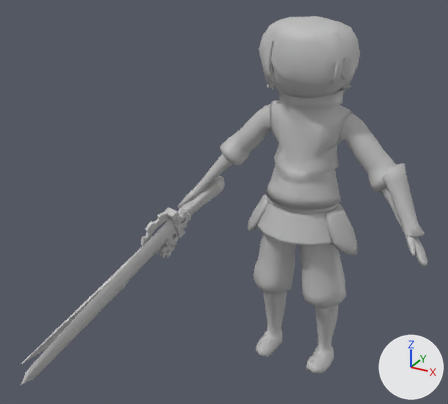
An edit to the FBX model Assets/massa/a_princeMassa_ka_2.fbx, drawn before and after from the same camera.
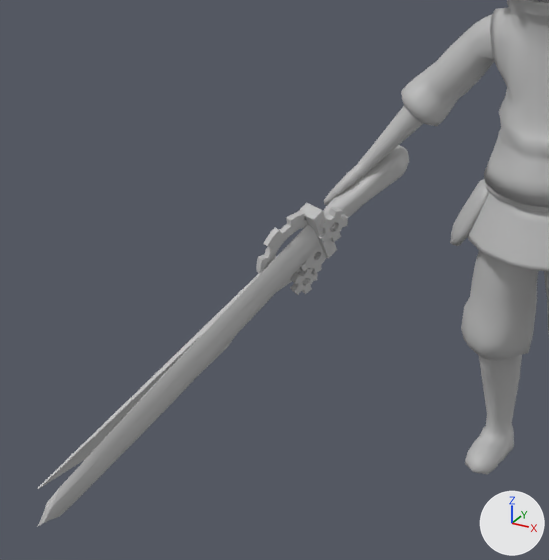
Each version is shown whole from a 50 mm lens placed at (0.109, -0.287, 0.136), pointed at (-0.021, -0.05, 0.017), then close up on the part from 0% to 67% of the width and 24% to 100% of the height. The lights are fixed; the arrows at lower right show +X, +Y and +Z. Where no turn or scale is listed for an object, it has been applied to the vertices.

Script lines for the objects in view, before the commit:
```python
me_mesh = bpy.data.meshes.new('Mesh')
me_mesh.from_pydata(...)  # 3687 vertices, 3644 faces; spans x -0.069..0.069, y -0.024..0.019, z -0.096..0.098
me_mesh.materials.append(mat_lambert1)  # grey #bcbcbc
me_mesh_001 = bpy.data.meshes.new('Mesh.001')
me_mesh_001.from_pydata(...)  # 78 vertices, 76 faces; spans x -0.0276..0.0053, y -0.117..0.012, z -0.057..0.0079
me_mesh_001.materials.append(mat_lambert1)  # grey #bcbcbc
me_mesh_002 = bpy.data.meshes.new('Mesh.002')
me_mesh_002.from_pydata(...)  # 806 vertices, 799 faces; spans x -0.0408..0.0093, y -0.1028..0.0184, z -0.0577..0.0115
me_mesh_002.materials.append(mat_lambert1)  # grey #bcbcbc
ob_chocolate_sword_uved_polysurface5 = bpy.data.objects.new('Chocolate_Sword_uved:polySurface5', me_mesh_002)
ob_chocolate_sword_uved_polysurface5.location = (-0.0586, -0.0139, -0.0037)
ob_m_basesword_an_1_default = bpy.data.objects.new('m_baseSword_an_1:Default', me_mesh_001)
ob_m_basesword_an_1_default.location = (-0.0597, -0.0118, -0.0041)
ob_m_princemassa_an_2_default = bpy.data.objects.new('m_princeMassa_an_2:Default', me_mesh)
ob_m_princemassa_an_2_default.location = (0.0, 0.0, 0.0)
```
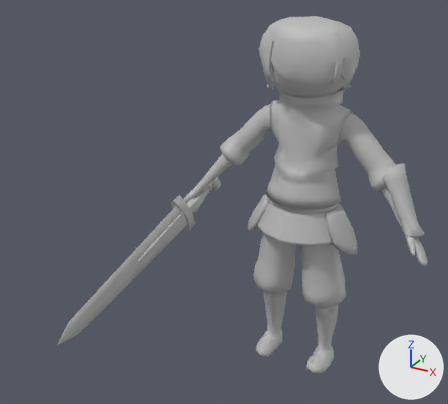
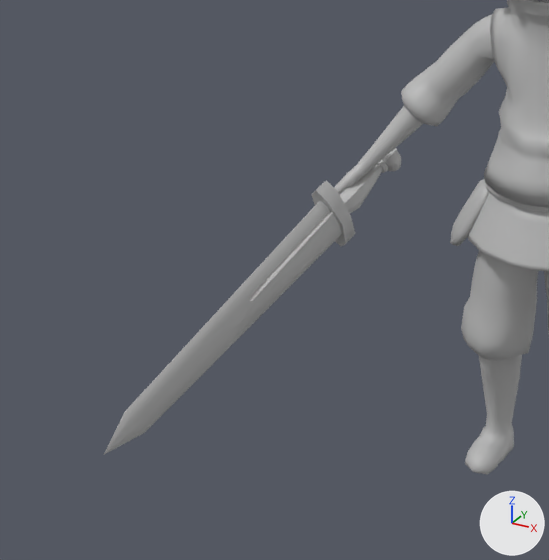
Where the change shows, as pixel boxes (x1, y1, x2, y2) in the close-ups (549 x 560 px):
'm_baseSword_an_2:Default', added: after (104, 148, 401, 454)
'm_baseSword_an_1:Default', deleted: before (37, 203, 337, 527)
'Chocolate_Sword_uved:polySurface5', deleted: before (38, 145, 409, 489)

Edits to the bpy script that builds the scene:
```text
Add me_mesh_001_1:
    me_mesh_001_1.from_pydata(...)  # 221 vertices, 220 faces; spans x -0.0235..0.0087, y -0.0912..0.0196, z -0.0459..0.0125
    me_mesh_001_1.materials.append(mat_lambert1)  # grey #bcbcbc
Remove ob_chocolate_sword_uved_polysurface5:
    ob_chocolate_sword_uved_polysurface5 = bpy.data.objects.new('Chocolate_Sword_uved:polySurface5', me_mesh_002)
    ob_chocolate_sword_uved_polysurface5.location = (-0.0586, -0.0139, -0.0037)
Remove ob_m_basesword_an_1_default:
    ob_m_basesword_an_1_default = bpy.data.objects.new('m_baseSword_an_1:Default', me_mesh_001)
    ob_m_basesword_an_1_default.location = (-0.0597, -0.0118, -0.0041)
Add ob_m_basesword_an_2_default:
    ob_m_basesword_an_2_default = bpy.data.objects.new('m_baseSword_an_2:Default', me_mesh_001_1)
    ob_m_basesword_an_2_default.location = (-0.06, -0.0154, -0.0054)
```
